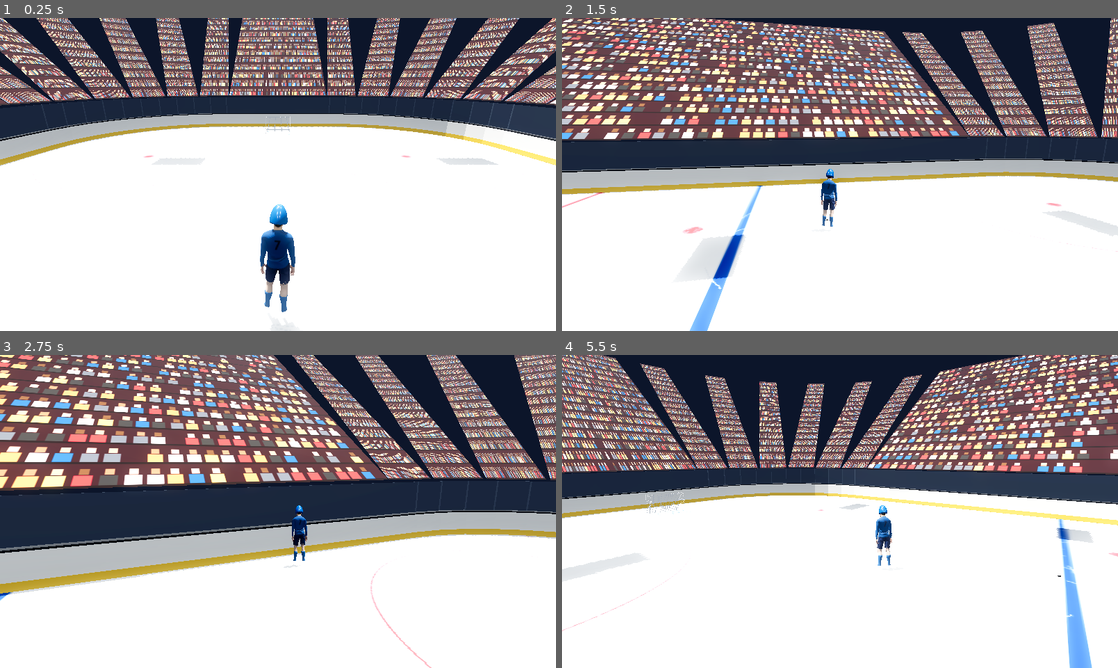
Above: before the commit, frames 1-4 (two rows, left to right).
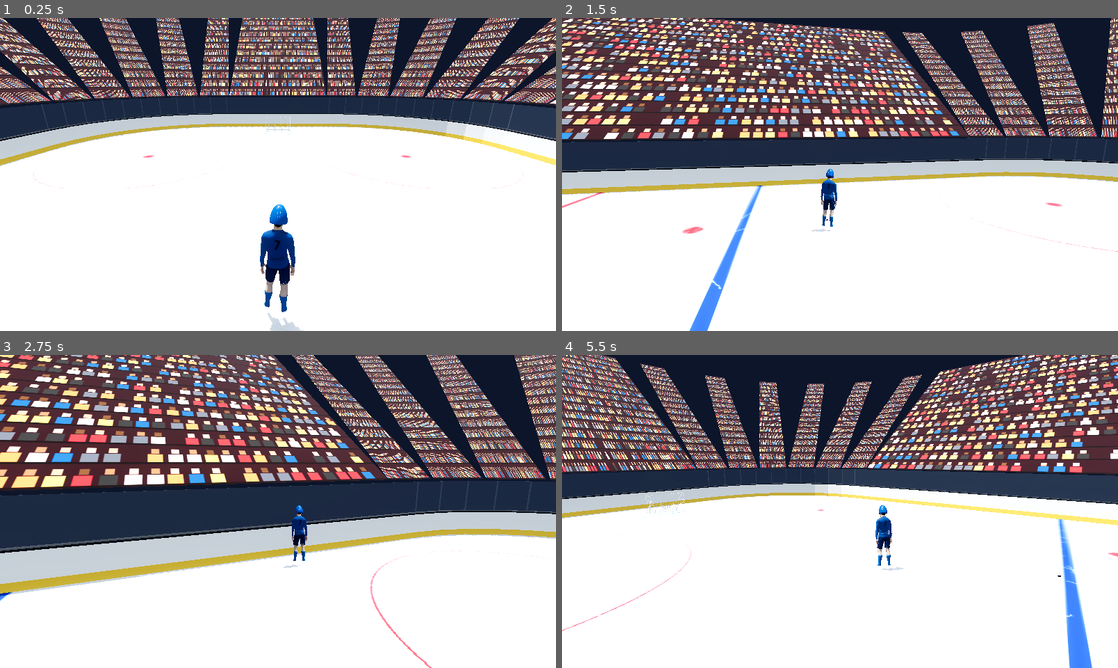
Above: after the commit, the same moments.

Repository: mahdi-bot0/puppet_hockey_game
Game: Godot game, scene res://main.tscn
Two runs of this game, one before a commit and one after it. Both use one fixed random seed, a clock stepped at 60 frames per second and the inputs below.
Inputs:
- Up to frame 1 (0.25 s): no input
- Up to frame 2 (1.5 s): hold D 0.53-1.28 s; hold Shift 0.53-1.28 s; tap Space at 0.77 s; hold S from 1.28 s (still down); tap R at 1.35 s
- Up to frame 3 (2.75 s): tap Space at 1.52 s; release S at 2.03 s; hold D from 2.03 s (still down); hold Shift from 2.03 s (still down)
- Up to frame 4 (5.5 s): release D at 2.78 s; release Shift at 2.78 s; hold W 2.78-3.53 s; tap R at 2.85, 4.35 s; tap Space at 3.02, 3.77, 4.52 s; hold Shift 3.53-4.28 s; hold A 3.53-5.03 s; hold S from 5.03 s (still down); hold Shift from 5.03 s (still down)

The runs differ from the first frame. In frame 1, 6.8% of the frame differs, in the area x 0-100%, y 0-100%; in frame 2, 17%; in frame 3, 25%; in frame 4, 12%.

Commit message:
Godot: use the Compatibility renderer for Intel Macs, fix bright ice and lamp shadows
Co-Authored-By: Claude Opus 5.5 <noreply@anthropic.com>
Claude-Session: https://claude.ai/code/session_01C9kxvXffgrxHLmHDroi7gt

Diff:
--- a/godot/main.gd
+++ b/godot/main.gd
@@ -57,7 +57,7 @@
 	env.background_color = Color("#07090d")
 	env.ambient_light_source = Environment.AMBIENT_SOURCE_COLOR
 	env.ambient_light_color = Color("#b8c6d8")
-	env.ambient_light_energy = 0.35
+	env.ambient_light_energy = 0.7
 	env.tonemap_mode = Environment.TONE_MAPPER_ACES        # movie-like colors
 	env.tonemap_exposure = 1.0
 	env.ssr_enabled = FANCY_LIGHTING                       # the ice reflects the players and boards!
@@ -84,7 +84,7 @@
 func make_lights() -> void:
 	var sun := DirectionalLight3D.new()                    # the main roof lights
 	sun.rotation_degrees = Vector3(-70, 25, 0)
-	sun.light_energy = 1.4
+	sun.light_energy = 0.9
 	sun.light_color = Color("#fff6ea")
 	sun.shadow_enabled = true
 	sun.directional_shadow_max_distance = 40.0
@@ -95,7 +95,7 @@
 			var lamp := OmniLight3D.new()
 			lamp.position = Vector3(j * 7.0, 14.0, i * 12.0)
 			lamp.omni_range = 30.0
-			lamp.light_energy = 2.0
+			lamp.light_energy = 0.5
 			lamp.light_color = Color("#fff8ee")
 			add_child(lamp)
 			var bulb := MeshInstance3D.new()                # the glowing panel you can see
@@ -109,6 +109,7 @@
 			m.albedo_color = Color.WHITE
 			bulb.material_override = m
 			bulb.position = lamp.position + Vector3(0, 0.5, 0)
+			bulb.cast_shadow = GeometryInstance3D.SHADOW_CASTING_SETTING_OFF   # (its shadow made gray boxes on the ice)
 			add_child(bulb)
 
 
@@ -133,7 +134,7 @@
 	var w := int(RINK_WIDTH * px)
 	var h := int(RINK_LENGTH * px)
 	var img := Image.create(w, h, false, Image.FORMAT_RGBA8)
-	img.fill(Color("#eef4f8"))
+	img.fill(Color("#dfe7ee"))
 	var red := Color("#c8102e")
 	var blue := Color("#0b3fa8")
 	var to_px := func(x: float, z: float) -> Vector2: return Vector2((x + RINK_WIDTH / 2) * px, (z + RINK_LENGTH / 2) * px)
@@ -197,7 +198,7 @@
 	var m := StandardMaterial3D.new()
 	m.albedo_texture = tex
 	m.roughness = 0.08                 # very smooth = shiny
-	m.metallic_specular = 0.7
+	m.metallic_specular = 0.5
 	m.clearcoat_enabled = true         # a wet, glossy layer on top
 	m.clearcoat = 1.0
 	m.clearcoat_roughness = 0.03
--- a/godot/project.godot
+++ b/godot/project.godot
@@ -6,7 +6,7 @@
 
 config/name="Sarosh's Hockey (Godot)"
 run/main_scene="res://main.tscn"
-config/features=PackedStringArray("4.3", "Forward Plus")
+config/features=PackedStringArray("4.3", "GL Compatibility")
 
 [display]
 
@@ -15,6 +15,9 @@
 
 [rendering]
 
+renderer/rendering_method="gl_compatibility"
+renderer/rendering_method.mobile="gl_compatibility"
+
 anti_aliasing/quality/msaa_3d=2
 anti_aliasing/quality/screen_space_aa=1
 lights_and_shadows/directional_shadow/size=4096
